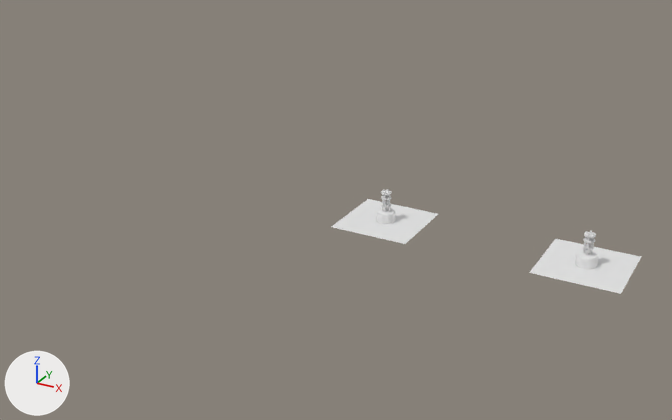
The Blender file infrastructure/canals/bouy.blend as it was, and as the next commit left it.
Before and after are seen from a 50 mm lens placed at (4.08, -19.06, 9.51), pointed at (-6.55, 0.28, -0.16). Every picture has the same lights, and +X, +Y and +Z are marked at lower left.
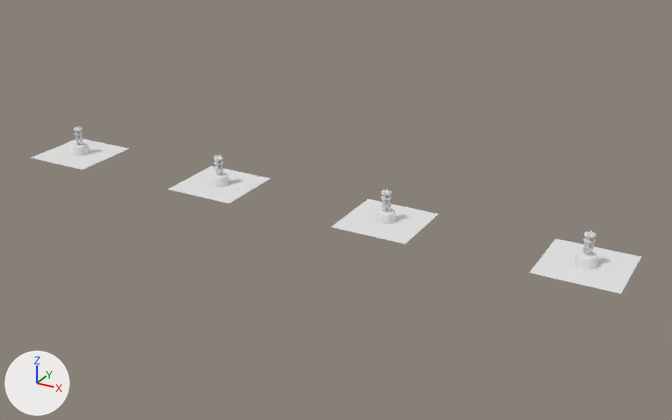
What differs and where, as boxes (x1, y1, x2, y2) in the pictures (672 x 420 px):
'Plane.003', added: after (168, 166, 271, 203)
'Plane.002', added: after (31, 139, 129, 170)
'Cylinder.002', added: after (211, 155, 229, 187)
    faces in mat_paint_red: (211, 155, 229, 187)
'Cylinder.003', added: after (71, 126, 89, 156)
    faces in mat_paint_red: (71, 126, 89, 156)

What changed in the scene script:
```text
Add mat_snow_normal:
    mat_snow_normal = bpy.data.materials.new('Snow_Normal')
Add me_cylinder_001:
    me_cylinder_001.from_pydata(...)  # 384 vertices, 286 faces; spans x -0.24..0.24, y -0.24..0.24, z -0.14..0.8
    me_cylinder_001.polygons.foreach_set('use_smooth', [True] * 286)
    # faces by material slot: [149, 99, 38]
    me_cylinder_001.materials.append(mat_paint_red)
    me_cylinder_001.materials.append(mat_paint_white)
    me_cylinder_001.materials.append(mat_snow_normal)
Add ob_cylinder_002:
    ob_cylinder_002 = bpy.data.objects.new('Cylinder.002', me_cylinder_001)
    ob_cylinder_002.location = (-10.0, 0.0, 0.0)
    _m = ob_cylinder_002.modifiers.new('EdgeSplit', 'EDGE_SPLIT')
Add ob_plane_002:
    ob_plane_002 = bpy.data.objects.new('Plane.002', me_plane_001)
    ob_plane_002.location = (-15.0, 0.0, 0.0)
Add ob_plane_003:
    ob_plane_003 = bpy.data.objects.new('Plane.003', me_plane)
    ob_plane_003.location = (-10.0, 0.0, 0.0)
Add ob_cylinder_003:
    ob_cylinder_003 = bpy.data.objects.new('Cylinder.003', me_cylinder_001)
    ob_cylinder_003.location = (-15.0, 0.0, 0.0)
    _m = ob_cylinder_003.modifiers.new('EdgeSplit', 'EDGE_SPLIT')
```
